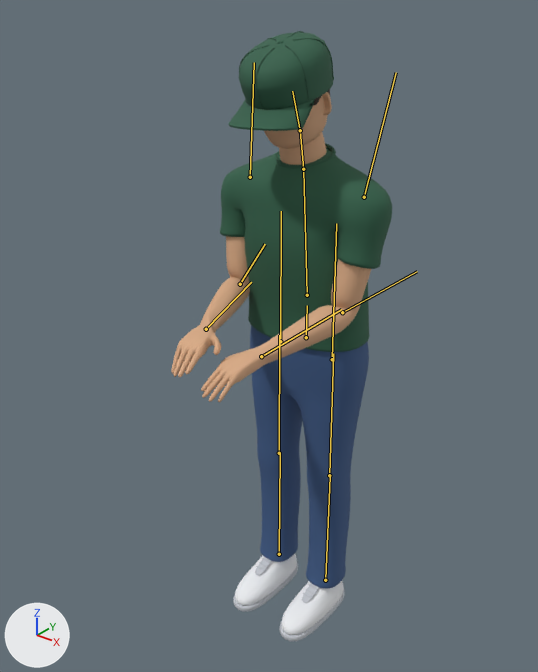
Two versions of the glTF model public/assets/models/cafe-staff.glb, one commit apart.
The view is the same before and after, from a 50 mm camera at (1.093, -1.542, 1.838) aimed at (-0.019, -0.151, 0.976). Lighting does not change. The marker at lower left points along +X, +Y and +Z. The first picture is the older version. Both versions are drawn at frame 122 of the action 'Work'; the numbers are the values there. The bones that bend it are drawn over the model as lines.

In view in the first picture: 'MannequinBody', 'StaffCap'.
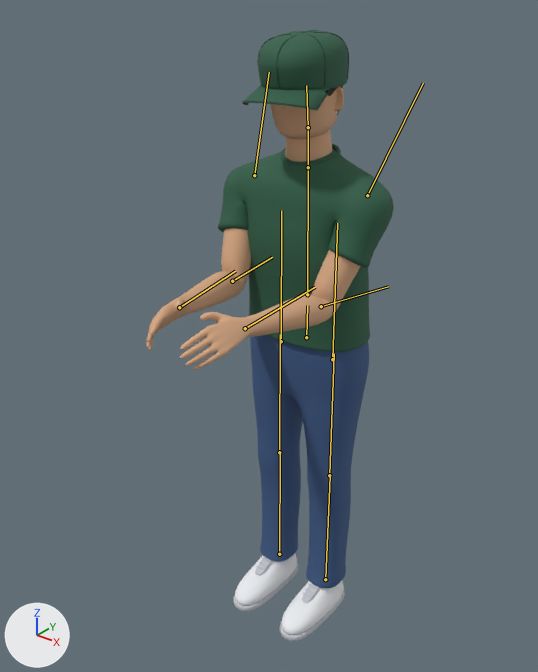
Changed parts and their boxes [x1, y1, x2, y2] in the pictures (538 x 672 px):
'MannequinBody', posed (12% wider): before [171, 89, 392, 641]; after [146, 86, 394, 641]
'StaffCap', posed (19% shorter): before [229, 31, 334, 131]; after [242, 30, 349, 111]
bone 'Spine', root to tip: before (307, 295) to (303, 169); after (307, 294) to (308, 167)
bone 'Neck', root to tip: before (303, 169) to (300, 130); after (308, 167) to (308, 127)
bone 'Head', root to tip: before (300, 130) to (292, 91); after (308, 127) to (306, 85)
bone 'LeftArm', root to tip: before (250, 177) to (254, 62); after (254, 175) to (269, 72)
bone 'LeftForeArm', root to tip: before (240, 284) to (265, 244); after (232, 281) to (272, 257)
bone 'LeftHand', root to tip: before (206, 329) to (251, 282); after (179, 307) to (235, 271)
bone 'RightArm', root to tip: before (364, 197) to (396, 72); after (367, 195) to (423, 83)
bone 'RightForeArm', root to tip: before (342, 312) to (417, 271); after (321, 306) to (388, 286)
bone 'RightHand', root to tip: before (261, 356) to (341, 309); after (245, 328) to (315, 287)

The edits, one by one:
Bone 'Spine' (bone_spine) turns from (4, 2, 1) to (1, 1, 0) degrees about its own x, y and z.
Bone 'Neck' (bone_neck) turns from (7, -1, 0) to (1, 2, 0) degrees about its own x, y and z.
Bone 'Head' (bone_head) turns from (8, 5, 1) to (3, 4, 0) degrees about its own x, y and z.
Bone 'LeftArm' (bone_leftarm) turns from (-16, 2, 6) to (-30, 8, 9) degrees about its own x, y and z.
Bone 'LeftForeArm' (bone_leftforearm) turns from (-89, 29, -47) to (-70, 21, -35) degrees about its own x, y and z.
Bone 'LeftHand' (bone_lefthand) turns from (10, 43, 0) to (7, 9, 0) degrees about its own x, y and z.
Bone 'RightArm' (bone_rightarm) turns from (-17, -2, -5) to (-29, -7, -9) degrees about its own x, y and z.
Bone 'RightForeArm' (bone_rightforearm) turns from (-85, -34, 50) to (-72, -20, 35) degrees about its own x, y and z.
Bone 'RightHand' (bone_righthand) turns from (2, -46, 0) to (12, -9, 0) degrees about its own x, y and z.
